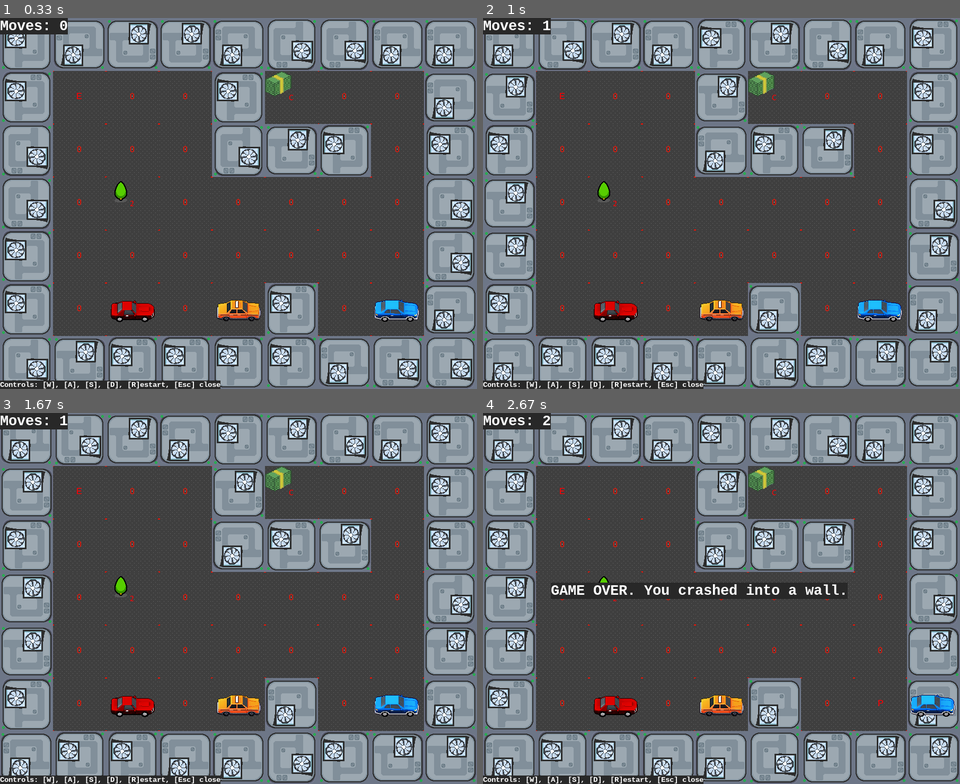
Above: before the commit, frames 1-4 (two rows, left to right).
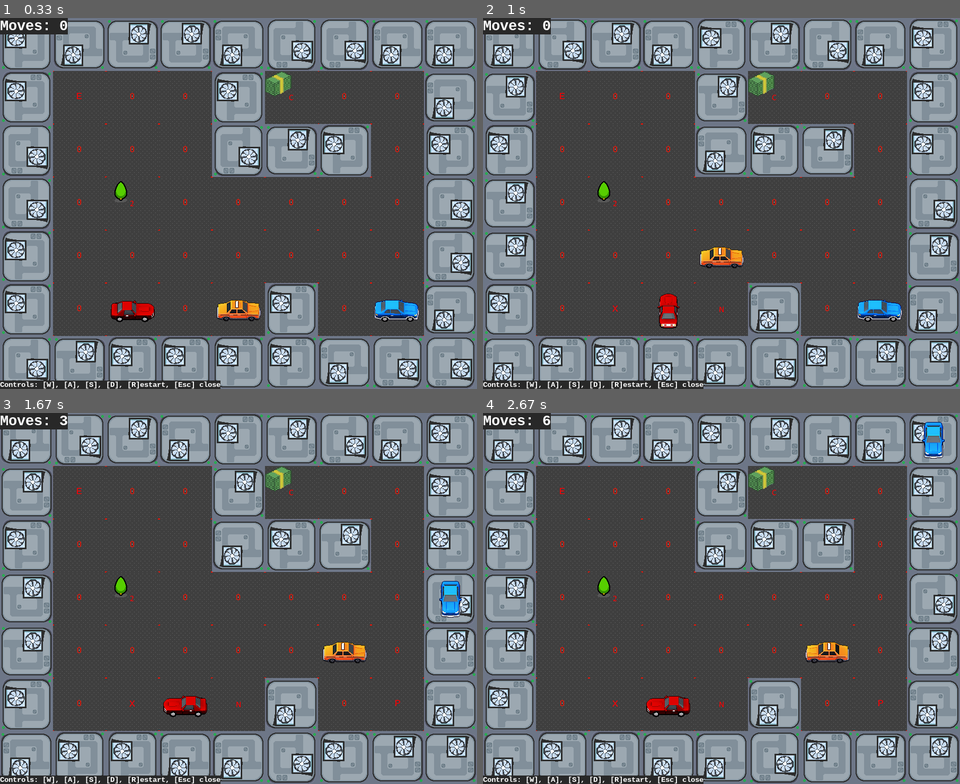
Above: after the commit, the same moments.

Repository: TOXYGENCY/2d_pygame
Game: pygame game, started from main.py
Same seed, same stepped clock (60 frames per second), same inputs: the game is played once before the commit and once after it.
Inputs:
- Up to frame 1 (0.33 s): no input
- Up to frame 2 (1 s): tap R at 0.33 s; hold D from 0.67 s (still down)
- Up to frame 3 (1.67 s): release D at 1.13 s; hold W 1.17-1.63 s
- Up to frame 4 (2.67 s): tap W at 1.67, 2.37 s

Frame 1 is identical in both runs. In frame 2, 1.6% of the frame differs, in the area x 12-55%, y 0-84%; in frame 3, 2.5%; in frame 4, 4.3%, in the area x 12-99%, y 0-82%.

Commit message:
попытка сделать ии сущностям. передвижение и поиск доступных клеток есть, но на данный момент они зацикливаются снизу справа

Diff:
--- a/entities.py
+++ b/entities.py
@@ -1,5 +1,6 @@
 import random
 from typing import List
+
 import vars as v
 import pygame as pg
 
@@ -41,6 +42,7 @@
     # очистка сущности
     def clear_entity(self):
         self.entity = None
+        self.refresh_occupation()
 
     # Автоназначение сущности
     def assign_entity(self, entity=None):
@@ -49,23 +51,26 @@
         if not entity:
             if type == "P":
                 entity = Player(self)
+                all_entities.append(entity)
             elif type == "X":
                 entity = Enemy(self)
+                all_entities.append(entity)
             elif type == "C":
                 entity = Collectable(self)
+                all_entities.append(entity)
             elif type == "2":
                 entity = Prop(self)
+                all_entities.append(entity)
             elif type == "N":
                 entity = NPC(self)
-
-        if entity:
-            all_entities.append(entity)
+                all_entities.append(entity)
 
         self.entity = entity
+        self.refresh_occupation()
 
     # проверка занятости
     def refresh_occupation(self):
-        if self.entity:
+        if self.entity or self.type_code in "12":
             self.occupied = True
         else:
             self.occupied = False
@@ -74,11 +79,13 @@
 # Сущность
 class Entity(Sprited):
 
-    def __init__(self, type: str, tile: Tile):
-        super().__init__(type)
+    def __init__(self, type_code: str, tile: Tile):
+        self.type_code = type_code
+        sprite_path = v.entity_types[type_code]
+        super().__init__(sprite_path)
         self.tile = tile
-        self.type = type
         self.sprite_set = None
+        self.next_tile = None
 
     # Изменение спрайта для сущности
     def change_sprite(self, key: str):
@@ -87,19 +94,36 @@
         else:
             print("Requested change for an entity with no sprite set")
 
+    # Назначение следующей клетки
+    def set_new_tile(self, next_tile):
+        self.next_tile = next_tile
+        self.set_next_direction_sprite()
+
+    # Изменение спрайта сущности в зависимости от СЛЕДУЮЩЕГО направления
+    def set_next_direction_sprite(self, next_direction):
+        # next_direction = (next_direction[0], next_direction[1])
+        if next_direction == (0, -1):
+            self.change_sprite("UP")
+        elif next_direction == (0, 1):
+            self.change_sprite("DOWN")
+        elif next_direction == (1, 0):
+            self.change_sprite("RIGHT")
+        elif next_direction == (-1, 0):
+            self.change_sprite("LEFT")
+
 
 # Декор
 class Prop(Entity):
 
     def __init__(self, tile: Tile):
-        super().__init__(v.entity_types["2"], tile)
+        super().__init__("2", tile)
 
 
 # коллектабл
 class Collectable(Entity):
 
     def __init__(self, tile: Tile):
-        super().__init__(v.entity_types["C"], tile)
+        super().__init__("C", tile)
         self.collected = False
 
 
@@ -107,7 +131,7 @@
 class NPC(Entity):
 
     def __init__(self, tile: Tile):
-        super().__init__(v.entity_types["N"], tile)
+        super().__init__("N", tile)
         self.sprite_set = v.npc_sprites
 
 
@@ -115,7 +139,7 @@
 class Enemy(Entity):
 
     def __init__(self, tile: Tile):
-        super().__init__(v.entity_types["X"], tile)
+        super().__init__("X", tile)
         self.sprite_set = v.enemy_sprites
         self.next_tile = None
 
@@ -124,7 +148,7 @@
 class Player(Entity):
 
     def __init__(self, tile: Tile):
-        super().__init__(v.entity_types["P"], tile)
+        super().__init__("P", tile)
         self.sprite_set = v.player_sprites
 
 
@@ -140,6 +164,17 @@
         self.player_xy = (self.player.tile.x, self.player.tile.y)
         self.should_move_entities = False
         self.moves_score = 0
+
+    def move_entities_on_timer(self):
+        i = 0
+        while i < len(
+            all_entities
+        ):  # почему то набивается массив все больше и больше
+            if all_entities[i].type_code in "XN":
+                print(f"moving {all_entities[i]}")
+                self.move_entity(all_entities[i])
+            i += 1
+        pass
 
     # Создание карты по массиву с инструкциями
     def create_tiles(self, tiles) -> List[List[Tile]]:
@@ -191,15 +226,78 @@
                 x += 1
             y += 1
 
-    # def move_npc(self, direction: tuple[int, int]):
-    #     pass
+    # Рассчитать клетки для перемещения сущности
+    def calc_next_tiles(
+        self,
+        entity: Entity,
+        this_tile: Tile,
+    ):
+        directions = list(v.DIRECTIONS.values())
+
+        next_tile = None
+        i = 0
+        while i < len(directions) and (
+            next_tile is None or next_tile.occupied
+        ):
+            # print(f"Considering next_direction = {directions[i]}")
+            next_direction = directions[i]
+            next_tile = self.get_tile(
+                this_tile.x + next_direction[0],
+                this_tile.y + next_direction[1],
+            )
+            i += 1
+
+        next_tile2 = None
+        i = 0
+        while i < len(directions) and (
+            next_tile2 is None or next_tile2.occupied
+        ):
+            # print(
+            #     f"Considering next_direction2 = {directions[i]}. {next_tile}, {next_tile2}"
+            # )
+            next_direction2 = directions[i]
+            next_tile2 = self.get_tile(
+                next_tile.x + next_direction2[0],
+                next_tile.y + next_direction2[1],
+            )
+            i += 1
+
+        # entity.set_new_tile(next_tile)
+        entity.set_next_direction_sprite(next_direction2)
+        if entity.type_code == "N":
+            print(next_direction, next_direction2)
+        return next_tile, next_tile2
+
+    # Переместить сущность. direction: (x, y)
+    def move_entity(
+        self,
+        entity: Entity,
+    ):
+        # entity.direction, entity.next_direction = entity.calc_directions()
+        this_tile = self.get_tile(entity.tile.x, entity.tile.y)
+        next_tile, next_tile2 = self.calc_next_tiles(entity, this_tile)
+
+        this_tile.clear_entity()
+        next_tile.assign_entity(entity)
+        entity.tile = next_tile
+
+        # print(f"next_direction: {entity.next_tile2}")
+        # print(f"this_tile: ({this_tile.x}, {this_tile.y})")
+        # print(f"next_tile: ({next_tile.x}, {next_tile.y})")
+        # print(f"next_tile2: ({next_tile2.x}, {next_tile2.y})")
+        # print("---" * 50)
+
+    # Перемещение NPC
+    def move_npc(self):
+        self.move_entity()
+        pass
 
     # перемещение игрока. direction: (x, y) но с перевернутым y
     def move_player(self, direction: tuple[int, int]):
         # player_xy: (x, y)
         new_player_xy = (
             self.player_xy[0] + direction[0],  # складываем x
-            self.player_xy[1] + direction[1] * -1,  # складываем y
+            self.player_xy[1] + direction[1],  # складываем y
         )
 
         # Изменение спрайта персонажа в зависимости от направления
@@ -243,7 +341,7 @@
     # поиск конкретной клетки по координатам
     def get_tile(self, x, y) -> Tile | None:
         if x < 0 or y < 0:
-            print(f"Negative tile coordinates. ({x},{y})")
+            print(f"No tile with negative coordinates. ({x},{y})")
             return None
 
         if y >= len(self.tiles):
@@ -284,4 +382,4 @@
 
     # Дебаг, не обращать внимания
     def debug(self):
-        print(all_entities)
+        pass
--- a/main.py
+++ b/main.py
@@ -1,4 +1,4 @@
-from entities import Level
+from entities import Level, all_entities
 import vars as v
 import pygame as pg
 
@@ -27,6 +27,7 @@
     v.show_lost_mes = False
     v.tick_rate = v.DEFAULT_TICK_RATE
     v.lost_mes = "GAME OVER."
+    all_entities.clear()
     level = Level(v.selected_level)
     level.moves_score = 0
     print("Level restarted!")
@@ -79,38 +80,56 @@
     # ограничение фпс
     clock.tick(v.tick_rate)
 
+    # Здесь управляем таймером для перемещения остальных сущностей
+    if v.entity_move_timer >= v.ENTITY_MOVE_RATE:
+        v.entity_move_timer = 0
+    else:
+        v.entity_move_timer += 1
+
     # Обработка событий
-    for event in pg.event.get():
+    events = pg.event.get()
+    i = 0
+    while i < len(events):
+        event = events[i]
         # Выход из игры
         if event.type == pg.QUIT:
             running = False
+        i += 1
 
     # Рисование спрайтов
     level.render_tiles(screen)
 
+    if (
+        v.entity_move_timer == v.ENTITY_MOVE_RATE
+        and not v.show_lost_mes
+        and not v.show_win_mes
+    ):
+        level.move_entities_on_timer()
+
     # Рисование текста
     render_text()
 
+    # Обработка нажатий
     key = pg.key.get_pressed()
     if any(key):
         direction = (0, 0)
         if not v.show_lost_mes and not v.show_win_mes:
             if key[pg.K_w]:
-                direction = (0, 1)
+                direction = (0, -1)
             elif key[pg.K_a]:
                 direction = (-1, 0)
             elif key[pg.K_s]:
-                direction = (0, -1)
+                direction = (0, 1)
             elif key[pg.K_d]:
                 direction = (1, 0)
+        level.move_player(direction)
+
         if key[pg.K_r]:
             level = restart_level()
         elif key[pg.K_ESCAPE]:
             running = False
 
-        level.move_player(direction)
-
-    # level.debug()
+    level.debug()
 
     # Обновление игры
     pg.display.update()
--- a/vars.py
+++ b/vars.py
@@ -7,10 +7,13 @@
 WINDOW_TITLE = "2D Pygame"
 CONTROLS_HINT = "Controls: [W], [A], [S], [D], [R]estart, [Esc] close"
 WIN_MES = "Congratulations, You Win!"
+COLLECTABLE_MES = "You picked up a collectable"
 lost_mes = "GAME OVER."
-COLLECTABLE_MES = "You picked up a collectable"
 
-DEFAULT_TICK_RATE = 6
+DEFAULT_TICK_RATE = 5
+# ENTITY_MOVE_RATE = DEFAULT_TICK_RATE * 0.5
+ENTITY_MOVE_RATE = 1
+entity_move_timer = 0
 tick_rate = DEFAULT_TICK_RATE
 
 show_lost_mes = False
@@ -37,6 +40,14 @@
 WIN_FONT_SIZE = 40
 LOST_FONT = MAIN_FONT
 LOST_FONT_SIZE = 30
+
+DIRECTIONS = {
+    "RIGHT": (1, 0),
+    "LEFT": (-1, 0),
+    "DOWN": (0, 1),
+    "UP": (0, -1),
+    "NONE": (0, 0),
+}
 
 # типы сущностей
 entity_types = {
